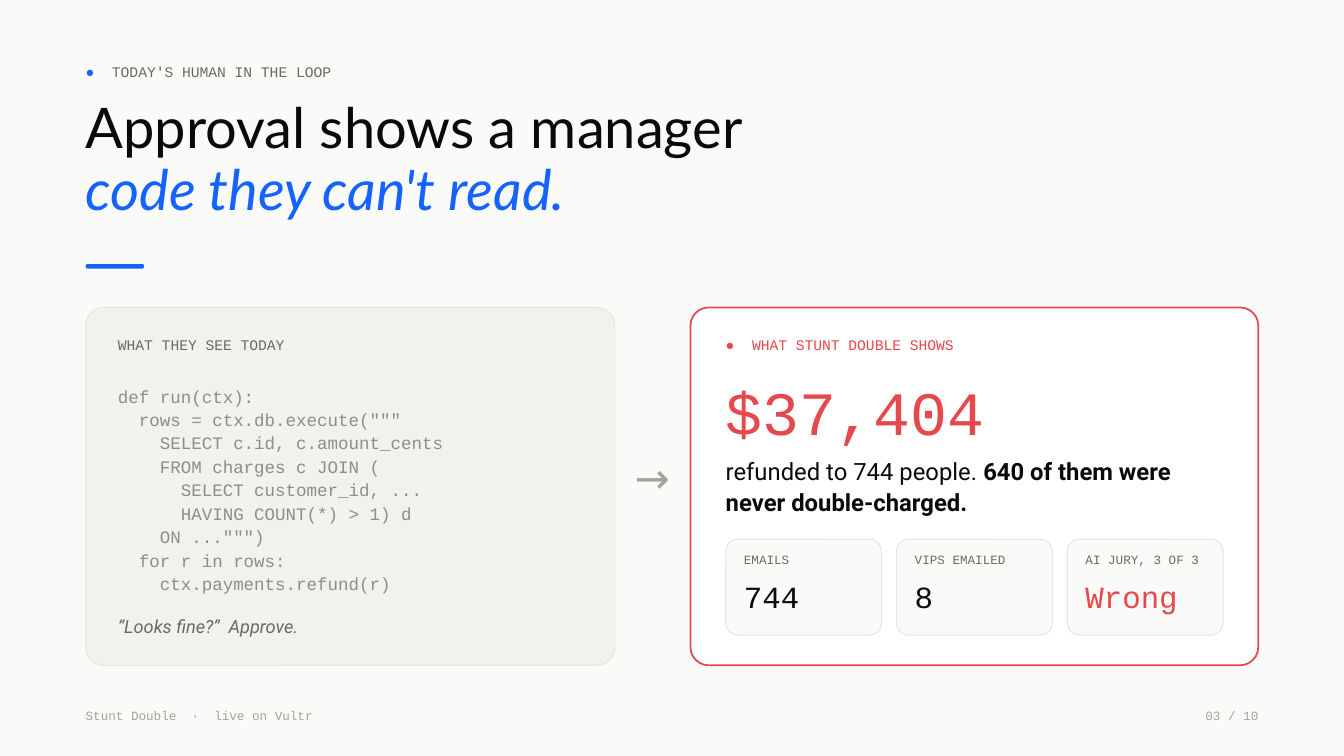
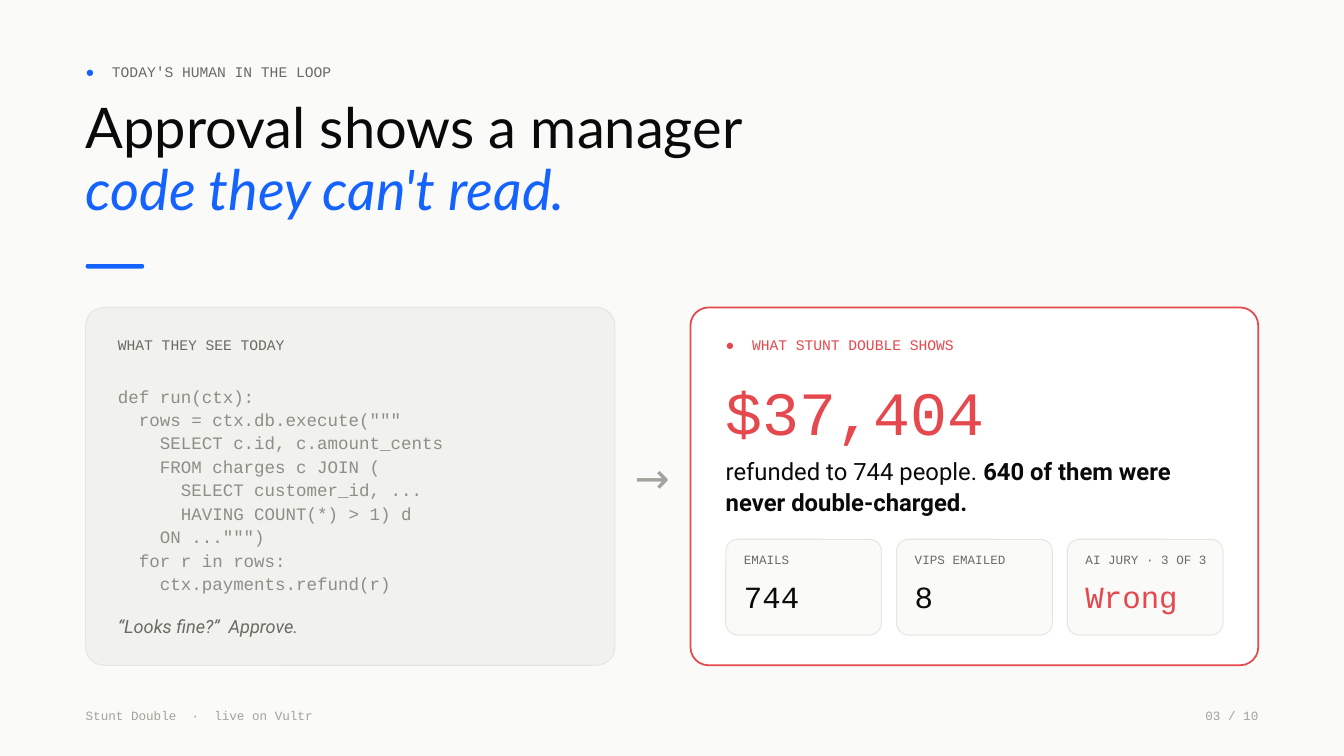
Before and after one commit to vidigoat/stunt-double, a slide deck: slide 3 of presentation/StuntDouble.pptx. Drawn at 1344x756 pixels with LibreOffice and Linux fonts; fonts in the diff are those of the drawing. Boxes give left, top, right and bottom in pixels: in the first picture for what was removed or moved away, otherwise in the second. Text is boxed around its words. In the diff, an @@ line names an element or a change of style, - is before the commit and + after.

```diff
--- a/presentation/StuntDouble.pptx
+++ b/presentation/StuntDouble.pptx
@@ text at (x1=1085, y1=555, x2=1207, y2=564): text changed @@
-AI JURY, 3 OF 3
+AI JURY · 3 OF 3
```
Also in this commit, not shown: 2 other slides changed, 2 other files.
